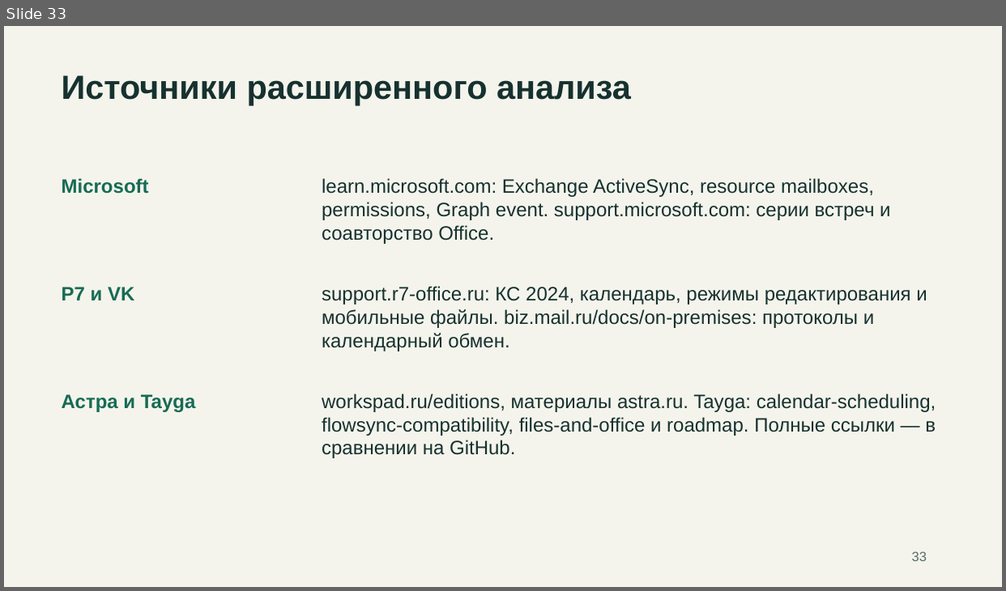
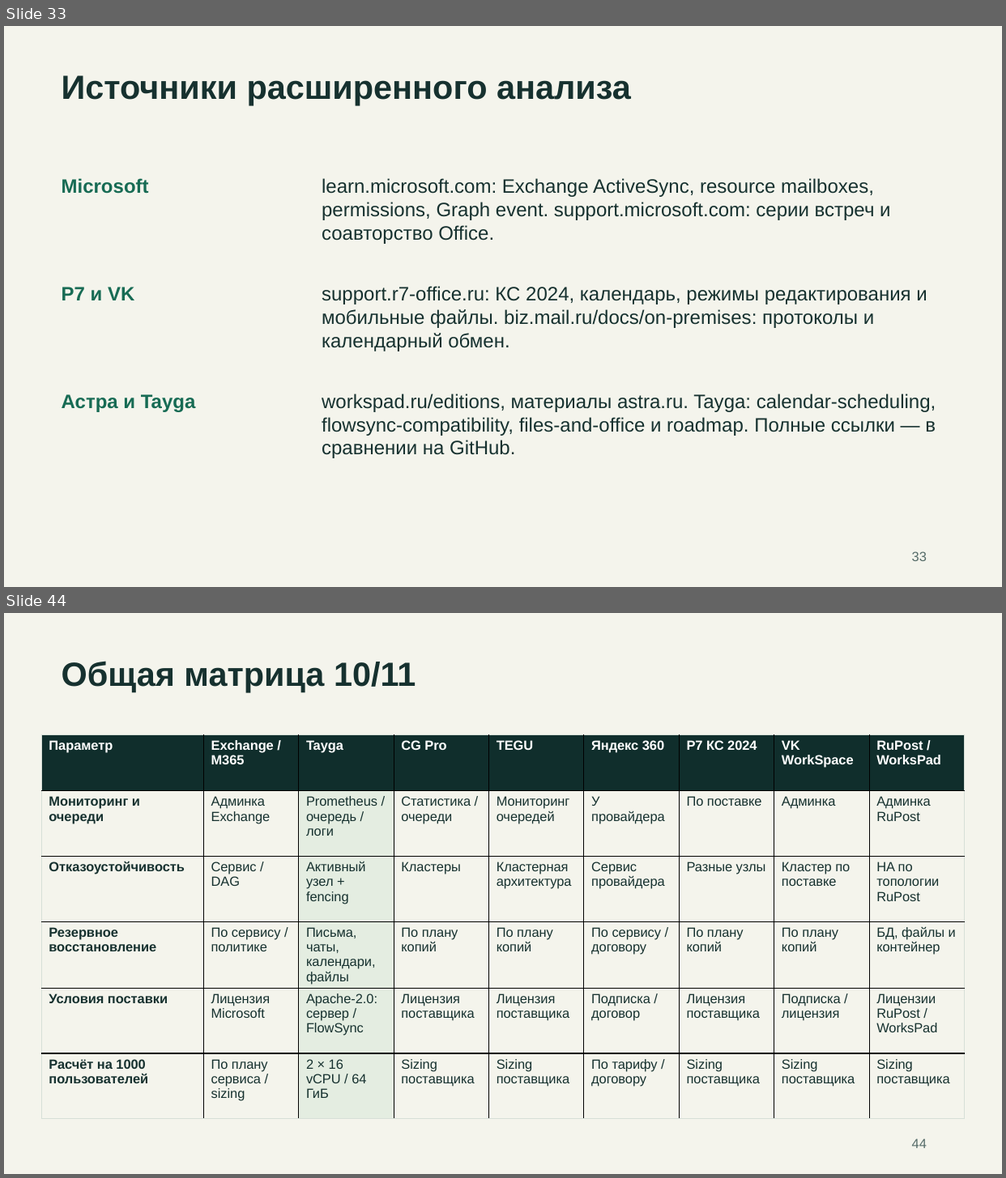
Before and after one commit to rkislov/tayga-mail-server, a slide deck: docs/presentations/tayga-competitors-2026-11-19.pptx. Shown one above the other, each under a label of ours: slide 33 before the commit, slides 33 and 44 after it; the slides between them are not shown. The pictures are 1006x591 and 1006x1178 pixels, drawn with LibreOffice and Linux fonts; fonts in the diff are those of the drawing. Boxes give left, top, right and bottom in pixels: in the first picture for what was removed or moved away, otherwise in the second. Text is boxed around its words. In the diff, an @@ line names an element or a change of style, - is before the commit and + after.

Commit message:
docs: add full comparison matrix and Tayga priorities, refresh product facts

```diff
--- a/docs/presentations/tayga-competitors-2026-11-19.pptx
+++ b/docs/presentations/tayga-competitors-2026-11-19.pptx
@@ slide 44 added at (4,613,1002,1174), background #F4F4EC @@
@@ text added at (62,661,415,692), 32.2 pt, text #16312F, bold @@
+Общая матрица 10/11
@@ table added at (41,735,965,1118), 6 rows, 9 columns @@
+Параметр | Exchange / / M365 | Tayga | CG Pro | TEGU | Яндекс 360 | Р7 КС 2024 | VK WorkSpace | RuPost / / WorksPad
+Мониторинг и очереди | Админка Exchange | Prometheus / очередь / логи | Статистика / очереди | Мониторинг очередей | У провайдера | По поставке | Админка | Админка RuPost
+Отказоустойчивость | Сервис / DAG | Активный узел + fencing | Кластеры | Кластерная архитектура | Сервис провайдера | Разные узлы | Кластер по поставке | HA по топологии RuPost
+Резервное восстановление | По сервису / политике | Письма, чаты, календари, файлы | По плану копий | По плану копий | По сервису / договору | По плану копий | По плану копий | БД, файлы и контейнер
+Условия поставки | Лицензия Microsoft | Apache-2.0: сервер / FlowSync | Лицензия поставщика | Лицензия поставщика | Подписка / договор | Лицензия поставщика | Подписка / лицензия | Лицензии RuPost / WorksPad
+Расчёт на 1000 пользователей | По плану сервиса / sizing | 2 × 16 vCPU / 64 ГиБ | Sizing поставщика | Sizing поставщика | По тарифу / договору | Sizing поставщика | Sizing поставщика | Sizing поставщика
@@ text added at (912,1139,927,1148), 12.8 pt, text #566C69 @@
+44
```
Also in this commit, not shown: 11 slides changed, 11 other slides added, 4 other files.
